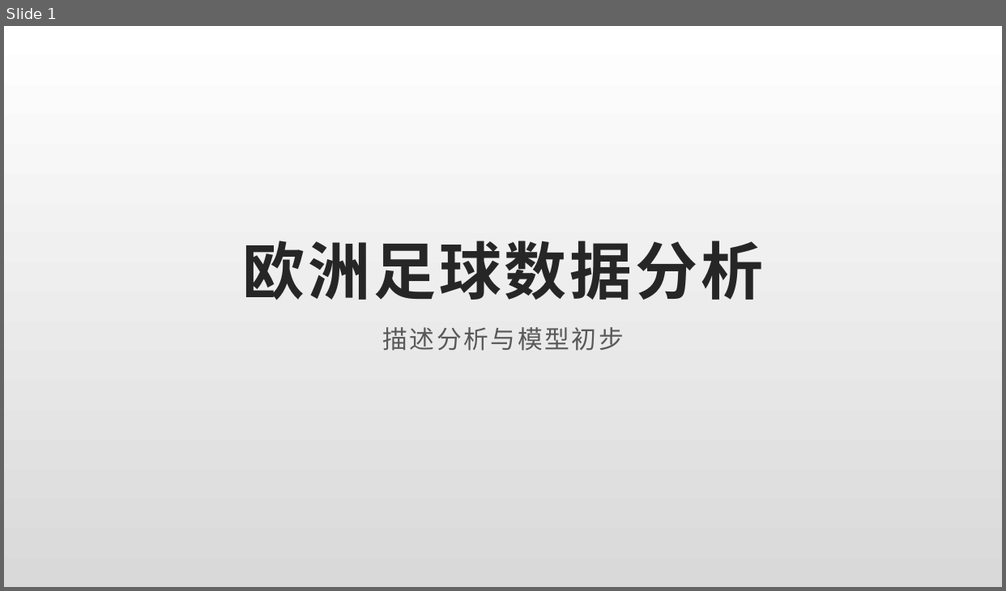
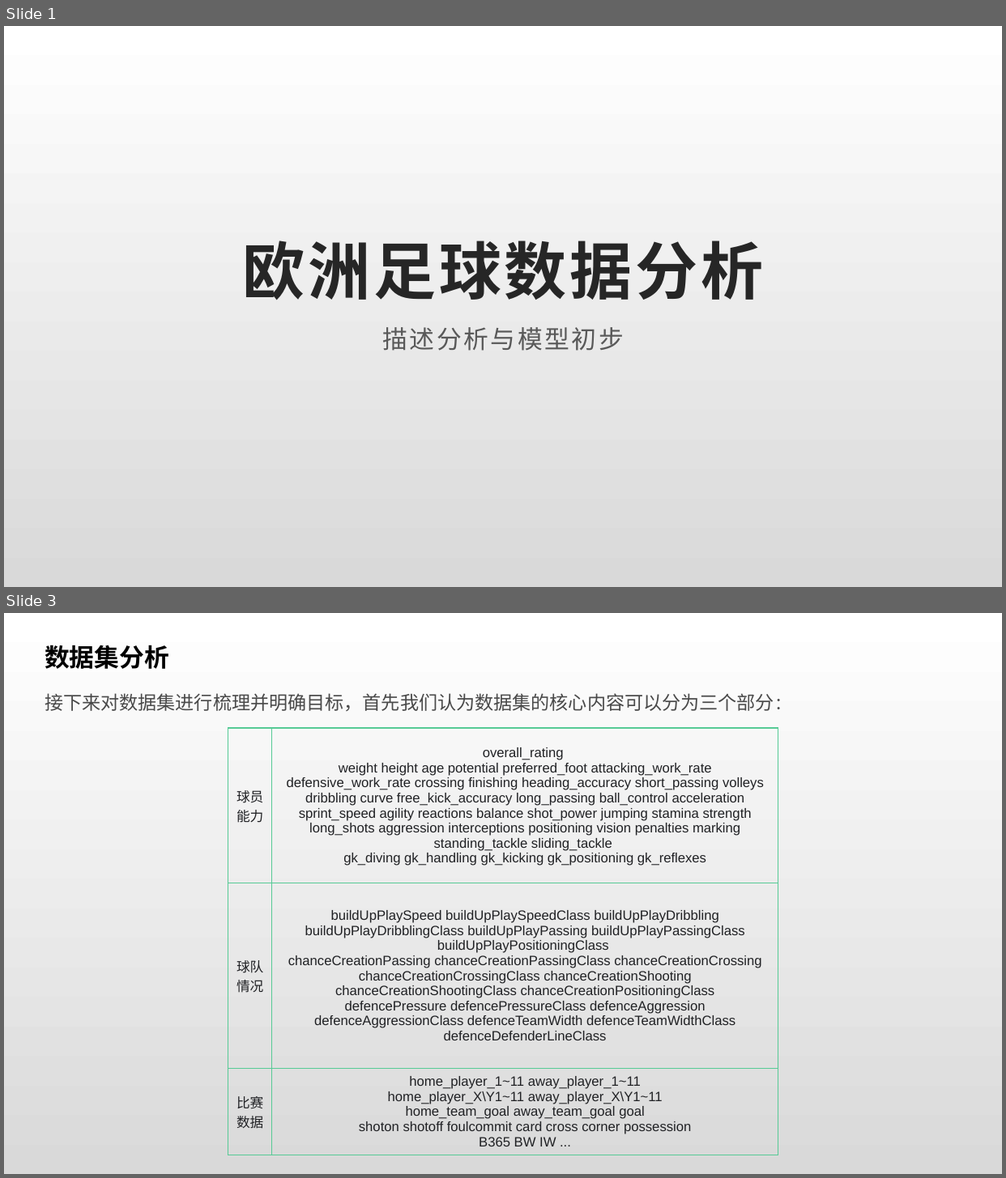
Before and after one commit to rucnyz/soccer, a slide deck: notebooks/欧洲足球展示.pptx. Shown one above the other, each under a label of ours: slide 1 before the commit, slides 1 and 3 after it; the slides between them are not shown. The pictures are 1006x591 and 1006x1178 pixels, drawn with LibreOffice and Linux fonts; fonts in the diff are those of the drawing. Boxes give left, top, right and bottom in pixels: in the first picture for what was removed or moved away, otherwise in the second. Text is boxed around its words. In the diff, an @@ line names an element or a change of style, - is before the commit and + after.

```diff
--- a/notebooks/欧洲足球展示.pptx
+++ b/notebooks/欧洲足球展示.pptx
@@ slide 3 added at (4,613,1002,1174), background gradient #FFFFFF to #D9D9D9 @@
@@ text added at (44,645,169,669), 24 pt, text #000000, bold @@
+数据集分析
@@ text added at (44,693,774,711), 18 pt, text #494949 @@
+接下来对数据集进行梳理并明确目标，首先我们认为数据集的核心内容可以分为三个部分：
@@ table added at (228,728,778,1156), 3 rows, 2 columns @@
+球员能力 | overall_rating / weight height age potential preferred_foot attacking_work_rate defensive_work_rate crossing finishing heading_accuracy short_passing volleys dribbling curve free_kick_accuracy long_passing ball_control acceleration sprint_speed agility reactions balance shot_power jumping stamina strength long_shots aggression interceptions positioning vision penalties marking standing_tackle sliding_tackle / gk_diving gk_handling gk_kicking gk_positioning gk_reflexes
+球队情况 | buildUpPlaySpeed buildUpPlaySpeedClass buildUpPlayDribbling buildUpPlayDribblingClass buildUpPlayPassing buildUpPlayPassingClass buildUpPlayPositioningClass / chanceCreationPassing chanceCreationPassingClass chanceCreationCrossing chanceCreationCrossingClass chanceCreationShooting chanceCreationShootingClass chanceCreationPositioningClass / defencePressure defencePressureClass defenceAggression defenceAggressionClass defenceTeamWidth defenceTeamWidthClass defenceDefenderLineClass
+比赛数据 | home_player_1~11 away_player_1~11 / home_player_X\Y1~11 away_player_X\Y1~11 / home_team_goal away_team_goal goal / shoton shotoff foulcommit card cross corner possession / B365 BW IW ...
```
Also in this commit, not shown: 2 slides changed, 22 other slides added, 2 other files.
